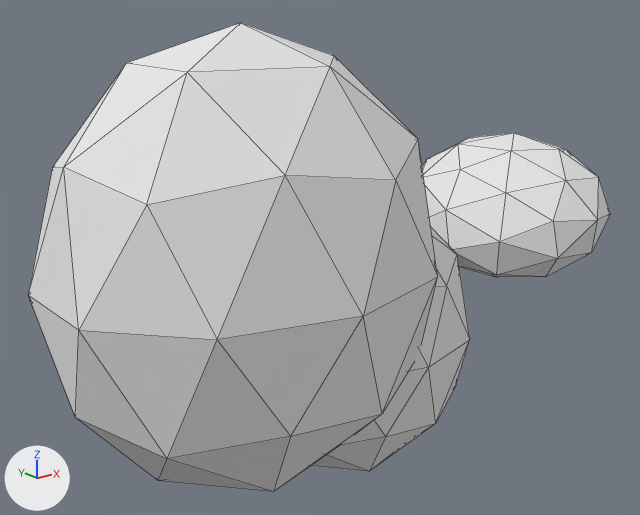
Before and after pictures for a commit that changed the Blender file Beabest/Assets/scenes/cloud2.blend.
One viewpoint serves both versions: a 50 mm camera at (-3.9, -4.52, 2.43) aimed at (-0.22, 0.08, 0.59). Arrows for +X, +Y and +Z are at lower left; the lights stay in place. Mesh edges are drawn as thin lines.
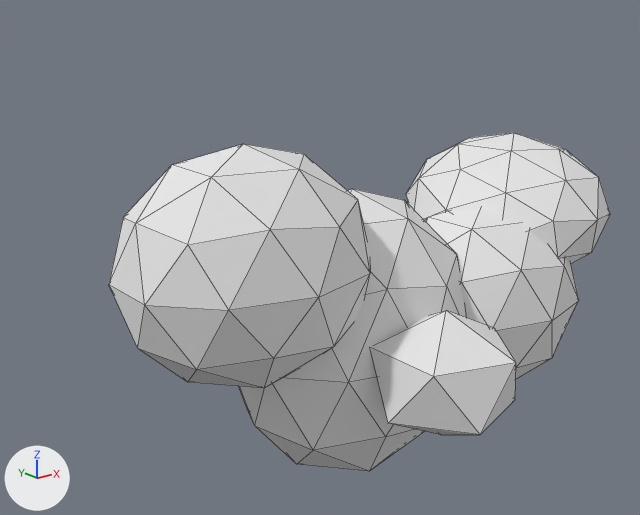
The change, as JSON lines over the scene's bpy script:
```json
{"block": "me_icosphere", "where": "# used by ob_icosphere; location = (0.0, 0.0, 0.0)"}
{"op": "remove", "block": "me_icosphere", "code": "me_icosphere.from_pydata(...)  # 126 vertices, 240 faces; spans x -2.23..2.49, y -1.22..0.97, z -1.06..2.19"}
{"op": "add", "block": "me_icosphere", "code": "me_icosphere.from_pydata(...)  # 180 vertices, 340 faces; spans x -1.8..2.49, y -1.38..0.85, z -1.06..1.49"}
{"block": "me_icosphere", "change": "me_icosphere part 1: a new loose piece, an icosphere of 80 faces spanning x 0.39..2.04, y -0.84..0.59, z -0.72..0.81, in mat_cloud (white #e7e7e7)"}
{"block": "me_icosphere", "change": "me_icosphere part 2: a new loose piece, an icosphere of 20 faces spanning x -0.48..0.48, y -1.38..-0.46, z -0.44..0.44, in mat_cloud (white #e7e7e7)"}
{"block": "me_icosphere", "change": "me_icosphere part 3"}
{"block": "me_icosphere", "change": "42 vertices move from x -2.23..0.29, y -1.22..0.97, z -0.74..2.19 to x -1.8..-0.15, y -0.84..0.59, z -0.04..1.49"}
```

Boxes (x1, y1, x2, y2) around the edits, measured in the pictures (640 x 515 px; the box of a moved part takes in the faces that stretch with it):
```json
{"object": "Icosphere", "change": "reshaped", "before": [28, 23, 610, 492], "after": [109, 133, 610, 471], "on screen": "14% narrower, 28% shorter"}
{"part": 1, "of": "me_icosphere", "change": "added", "after": [424, 208, 579, 379]}
{"part": 2, "of": "me_icosphere", "change": "added", "after": [371, 310, 516, 435]}
{"part": 3, "of": "me_icosphere", "change": "moved or reshaped", "before": [28, 23, 438, 492], "after": [109, 144, 370, 388]}
```
